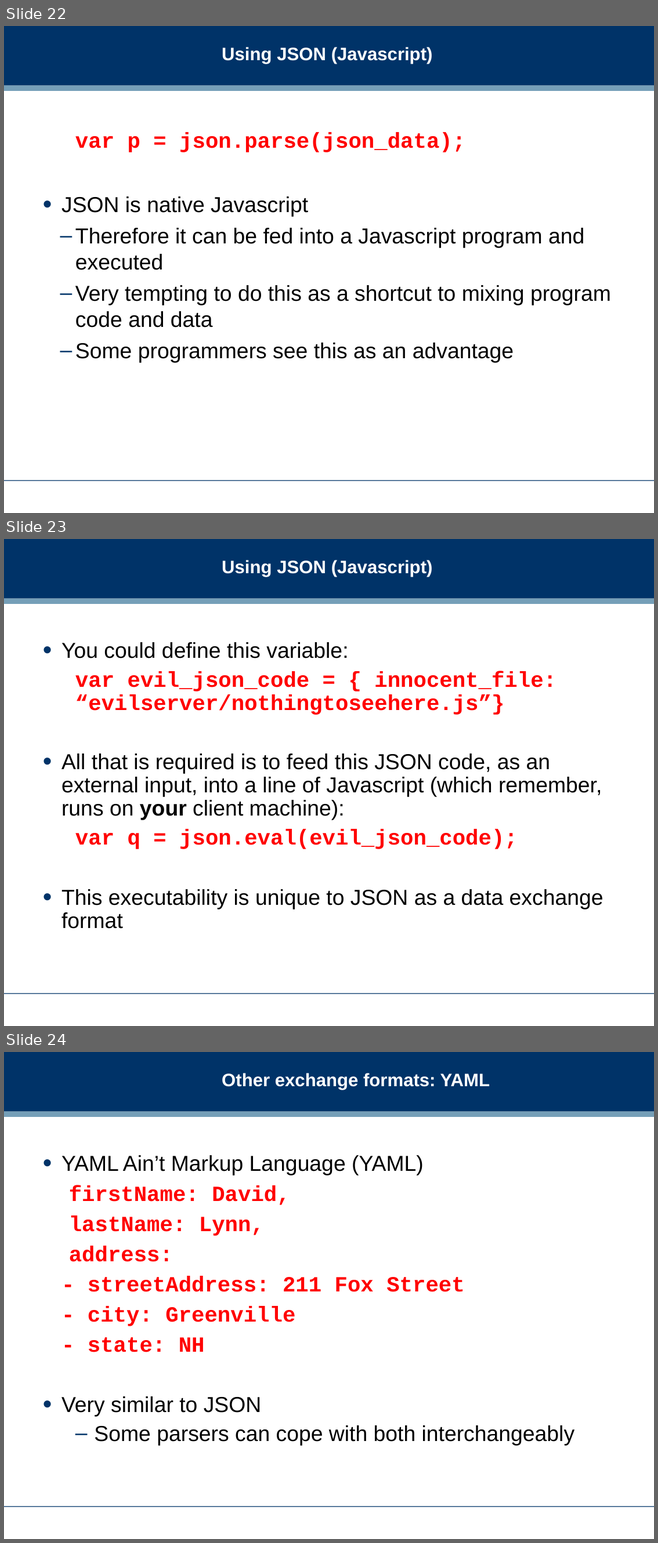
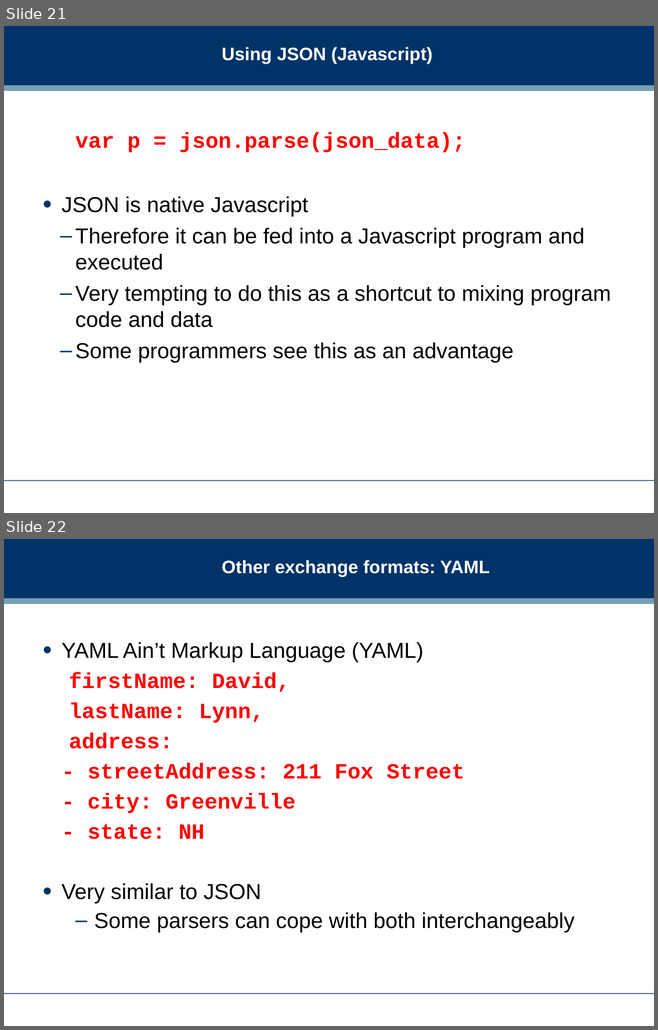
Before and after one commit to dreamind/ix, a slide deck: lectures/representing-data/json.ppt. Shown one above the other, each under a label of ours: slides 22, 23 and 24 before the commit, slides 21 and 22 after it. The pictures are 658x1543 and 658x1030 pixels, drawn with LibreOffice and Linux fonts; fonts in the diff are those of the drawing; background and template pictures are left out. Boxes give left, top, right and bottom in pixels: in the first picture for what was removed or moved away, otherwise in the second. Text is boxed around its words. In the diff, an @@ line names an element or a change of style, - is before the commit and + after.

Commit message:
Enable JSON lecture

```diff
--- a/lectures/representing-data/json.ppt
+++ b/lectures/representing-data/json.ppt
@@ slide 23 removed at <box>4,539,654,1026</box>, background #FFFFFF; not listed: 3 template elements that a slide beside it also shows @@
@@ title removed at <box>221,560,433,577</box> @@
-Using JSON (Javascript)
@@ text removed at <box>61,642,603,929</box> @@
-• You could define this variable:
-  var evil_json_code = { innocent_file: “evilserver/nothingtoseehere.js”}
-• All that is required is to feed this JSON code, as an external input, into a line of Javascript (which remember, runs on your client machine):
-  var q = json.eval(evil_json_code);
-• This executability is unique to JSON as a data exchange format
@@ what was slide 22 is now slide 21 @@
@@ what was slide 24 is now slide 22 @@
```
Also in this commit, not shown: 2 slides changed, 1 other slide removed, 2 other files.
